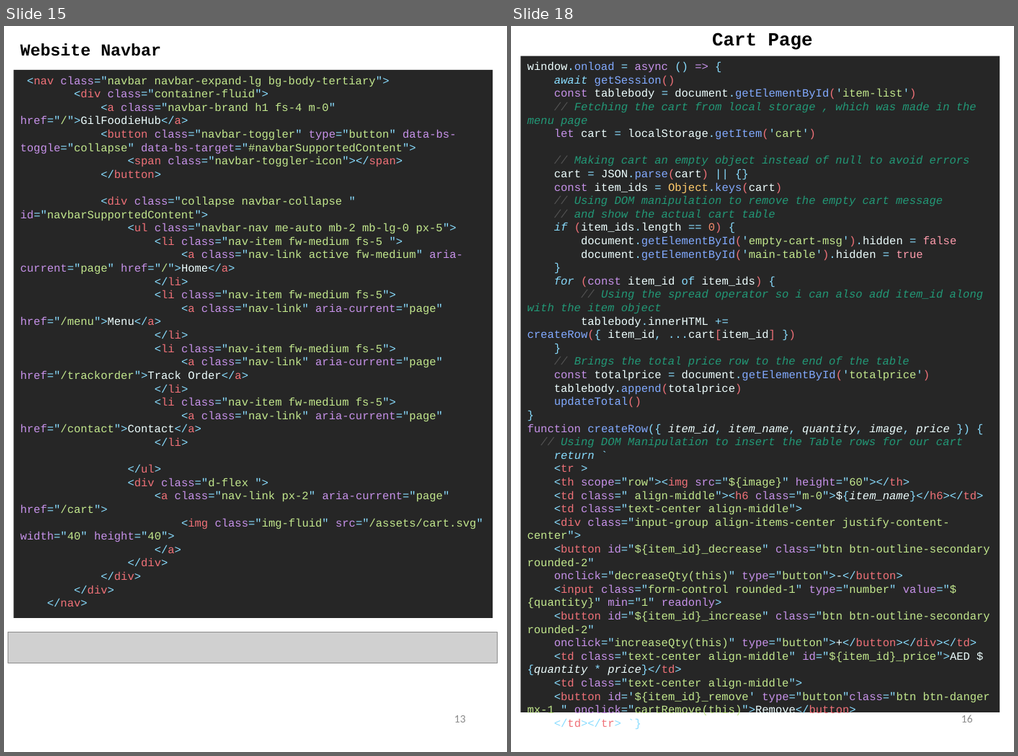
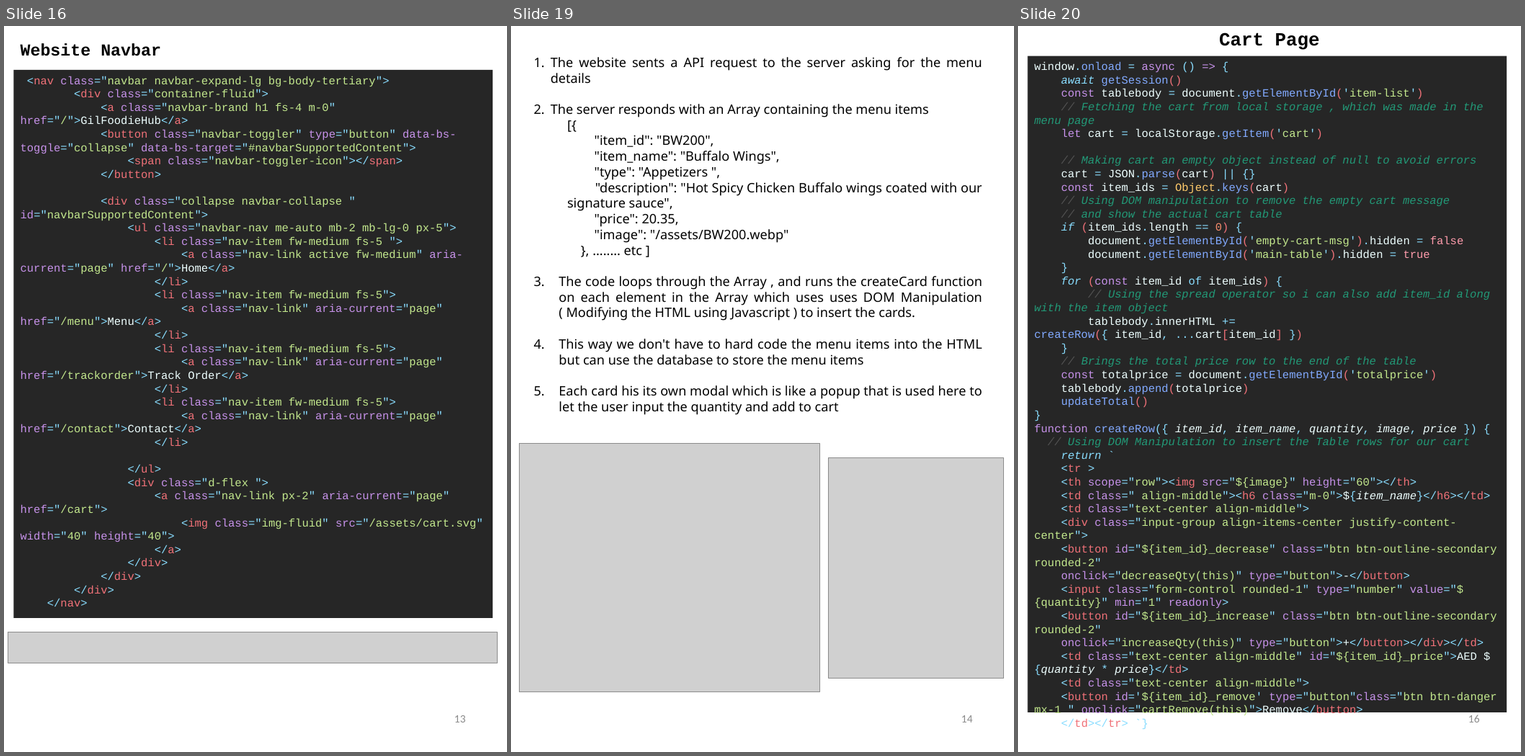
Before and after one commit to Agentgilspy/Food-Ordering-Website, a slide deck: ICT-171 Documentation.pptx. Shown side by side, each under a label of ours: slides 15 and 18 before the commit, slides 16, 19 and 20 after it; the slides between them are not shown. The pictures are 1018x756 and 1525x756 pixels, drawn with LibreOffice and Linux fonts; fonts in the diff are those of the drawing; grey boxes stand for pictures. Boxes give left, top, right and bottom in pixels: in the first picture for what was removed or moved away, otherwise in the second. Text is boxed around its words. In the diff, an @@ line names an element or a change of style, - is before the commit and + after.

```diff
--- a/ICT-171 Documentation.pptx
+++ b/ICT-171 Documentation.pptx
@@ slide 19 added at [511,26,1014,752], background #FFFFFF @@
@@ text added at [551,57,982,415], 14 pt, text #000000 @@
+1. The website sents a API request to the server asking for the menu details
+2. The server responds with an Array containing the menu items
+  [{
+  "item_id": "BW200",
+  "item_name": "Buffalo Wings",
+  "type": "Appetizers ",
+  "description": "Hot Spicy Chicken Buffalo wings coated with our signature sauce",
+  "price": 20.35,
+  "image": "/assets/BW200.webp"
+  }, ........ etc ]
+3. The code loops through the Array , and runs the createCard function on each element in the Array which uses uses DOM Manipulation ( Modifying the HTML using Javascript ) to insert the cards.
+4. This way we don't have to hard code the menu items into the HTML but can use the database to store the menu items
+5. Each card his its own modal which is like a popup that is used here to let the user input the quantity and add to cart
@@ picture added at [519,444,820,692] @@
@@ picture added at [828,458,1003,678] @@
@@ text added at [961,715,973,722], 12 pt, text #8C8C8C @@
+14
@@ what was slide 15 is now slide 16 @@
@@ what was slide 18 is now slide 20 @@
```
Also in this commit, not shown: 4 slides changed, 3 other slides added.
